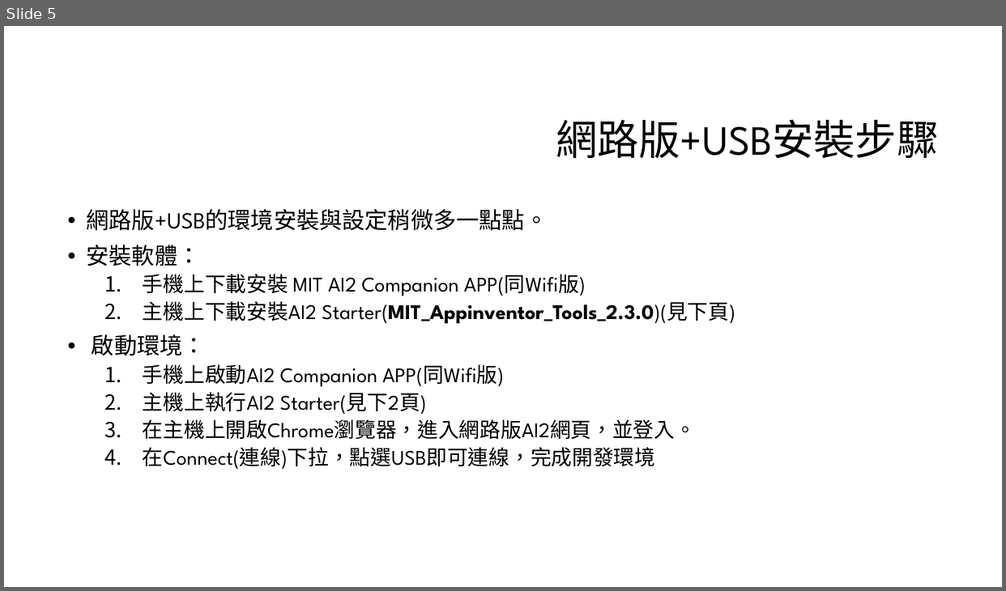
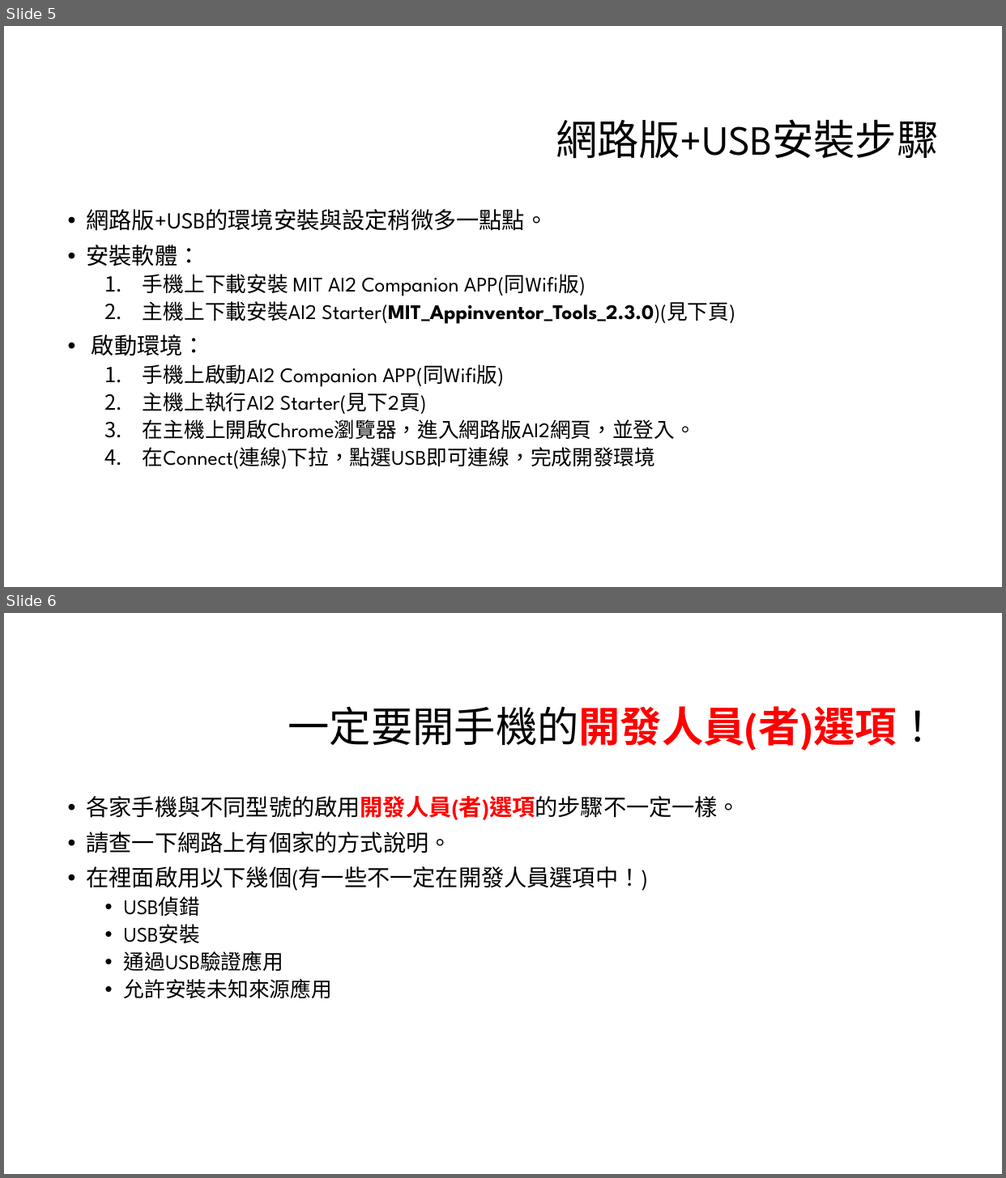
Before and after one commit to liulawsi/My_PPTs, a slide deck: CHING JIAN/AppInventor/00_App Inventor 2 安裝與啟用指引_網路版.pptx. Shown one above the other, each under a label of ours: slide 5 before the commit, slides 5 and 6 after it. The pictures are 1006x591 and 1006x1178 pixels, drawn with LibreOffice and Linux fonts; fonts in the diff are those of the drawing; background and template pictures are left out. Boxes give left, top, right and bottom in pixels: in the first picture for what was removed or moved away, otherwise in the second. Text is boxed around its words. In the diff, an @@ line names an element or a change of style, - is before the commit and + after.

```diff
--- a/CHING JIAN/AppInventor/00_App Inventor 2 安裝與啟用指引_網路版.pptx
+++ b/CHING JIAN/AppInventor/00_App Inventor 2 安裝與啟用指引_網路版.pptx
@@ slide 6 added at <box>4,613,1002,1174</box>, background #FFFFFF @@
@@ title added at <box>288,706,939,751</box>, 40 pt, text #FF0000, bold @@
+一定要開手機的開發人員(者)選項！
@@ text added at <box>87,796,741,999</box>, 22 pt, text #000000 @@
+• 各家手機與不同型號的啟用開發人員(者)選項的步驟不一定一樣。
+• 請查一下網路上有個家的方式說明。
+• 在裡面啟用以下幾個(有一些不一定在開發人員選項中！)
+  • USB偵錯
+  • USB安裝
+  • 通過USB驗證應用
+  • 允許安裝未知來源應用
```
Also in this commit, not shown: 1 slide changed, 4 other files.
